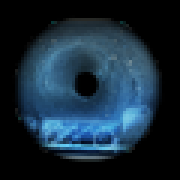
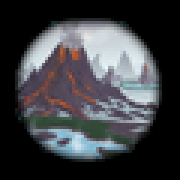
Comparing the layer stacks of the two w=180, h=180 images. Changes:
added layer "Layer 34" above "Layer 33" over left=15, top=18, right=162, bottom=162
added layer "Layer 33" above "Layer 32" over left=15, top=18, right=162, bottom=162
